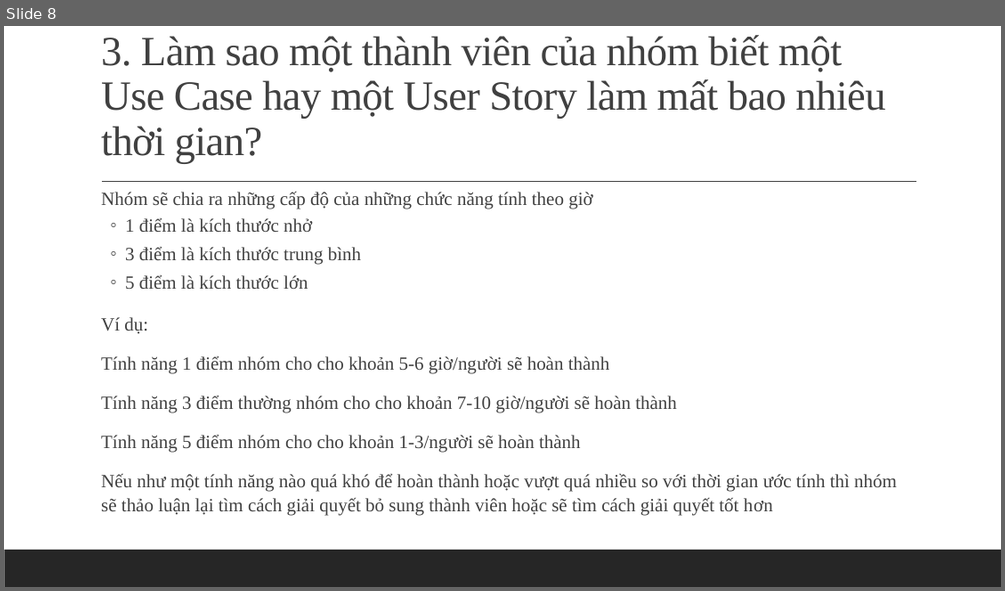
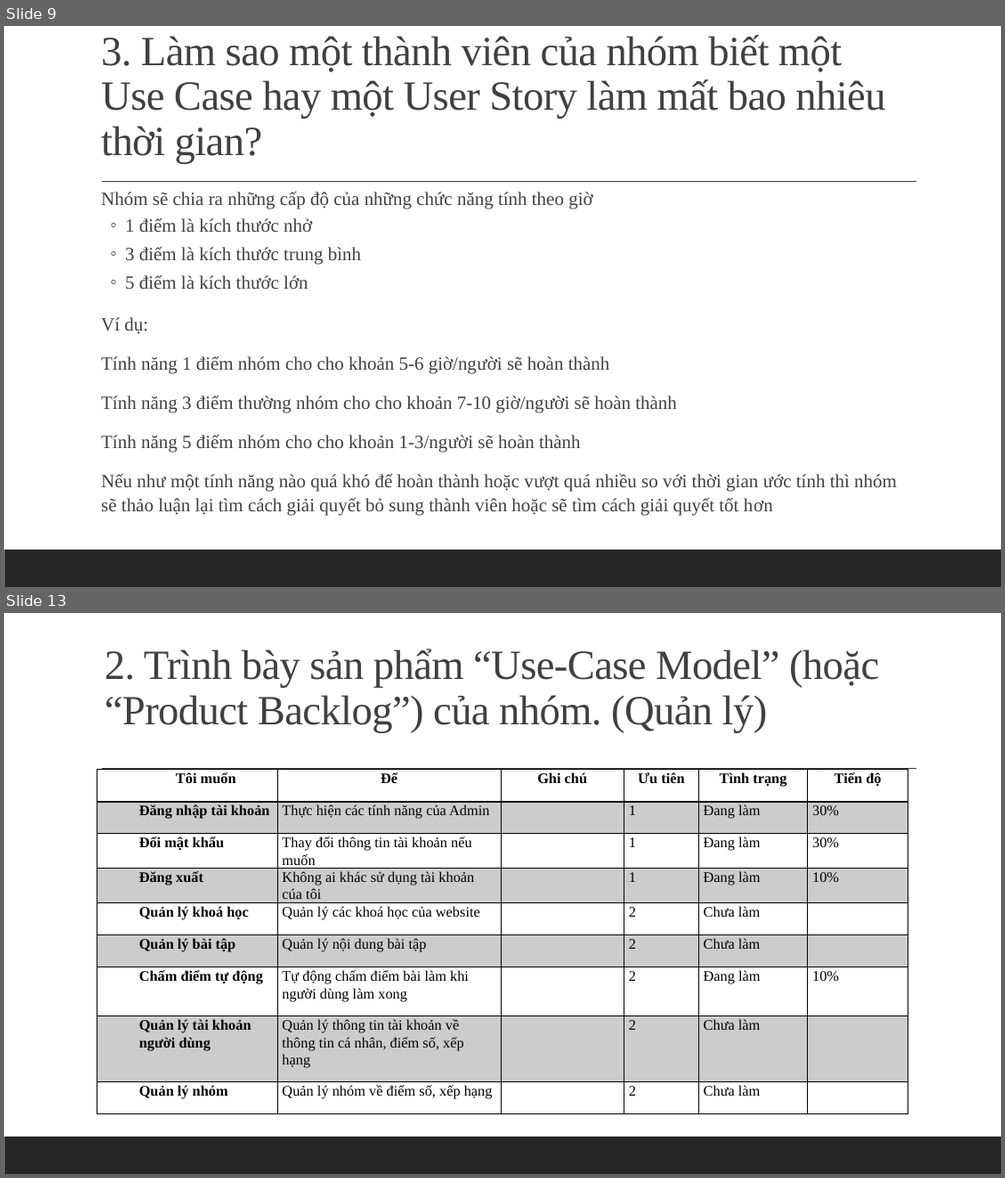
Before and after one commit to huynhquangminh/18HCB_QuanLyQuyTrinhPhanMem, a slide deck: Documents/Tuan3/Nhom_3_Tuan_3.pptx. Shown one above the other, each under a label of ours: slide 8 before the commit, slides 9 and 13 after it; the slides between them are not shown. The pictures are 1005x591 and 1005x1178 pixels, drawn with LibreOffice and Linux fonts; fonts in the diff are those of the drawing. Boxes give left, top, right and bottom in pixels: in the first picture for what was removed or moved away, otherwise in the second. Text is boxed around its words. In the diff, an @@ line names an element or a change of style, - is before the commit and + after.

```diff
--- a/Documents/Tuan3/Nhom_3_Tuan_3.pptx
+++ b/Documents/Tuan3/Nhom_3_Tuan_3.pptx
@@ slide 13 added at (4, 613, 1001, 1174), background #FFFFFF; not listed: 2 template elements that a slide beside it also shows @@
@@ title added at (105, 649, 879, 733), 40 pt, text #404040 @@
+2. Trình bày sản phẩm “Use-Case Model” (hoặc “Product Backlog”) của nhóm. (Quản lý)
@@ table added at (97, 770, 908, 1121), 9 rows, 6 columns @@
+Tôi muốn | Để | Ghi chú | Ưu tiên | Tình trạng | Tiến độ
+Đăng nhập tài khoản | Thực hiện các tính năng của Admin |  | 1 | Đang làm | 30%
+Đổi mật khẩu | Thay đổi thông tin tài khoản nếu muốn |  | 1 | Đang làm | 30%
+Đăng xuất | Không ai khác sử dụng tài khoản cúa tôi |  | 1 | Đang làm | 10%
+Quản lý khoá học | Quản lý các khoá học của website |  | 2 | Chưa làm | 
+Quản lý bài tập | Quản lý nội dung bài tập |  | 2 | Chưa làm | 
+Chấm điểm tự động | Tự động chấm điểm bài làm khi người dùng làm xong |  | 2 | Đang làm | 10%
+Quản lý tài khoản người dùng | Quản lý thông tin tài khoản về thông tin cá nhân, điểm số, xếp hạng |  | 2 | Chưa làm | 
+Quản lý nhóm | Quản lý nhóm về điểm số, xếp hạng |  | 2 | Chưa làm | 
@@ what was slide 8 is now slide 9 @@
```
Also in this commit, not shown: 3 slides changed, 10 other slides added, 1 other file.
